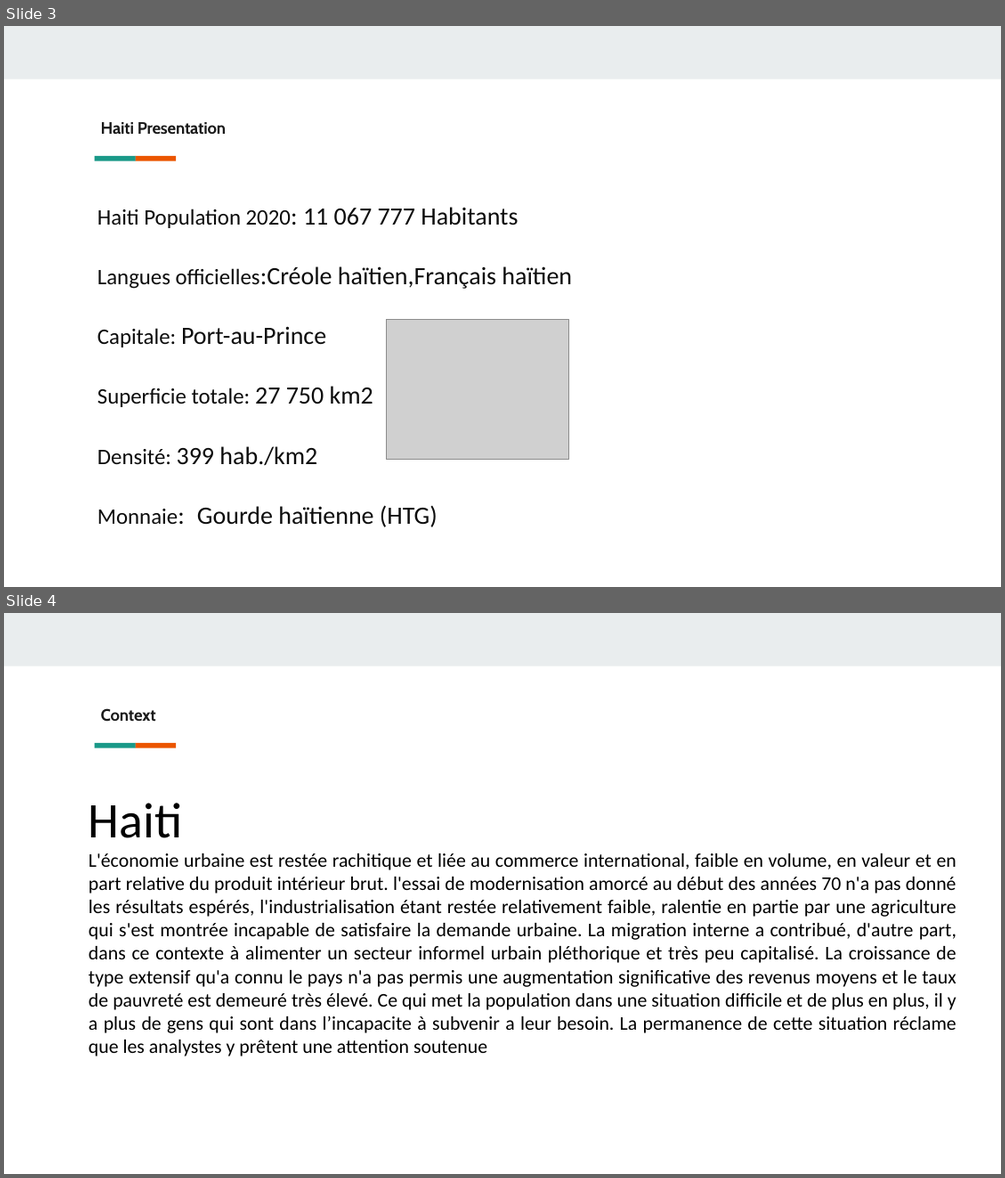
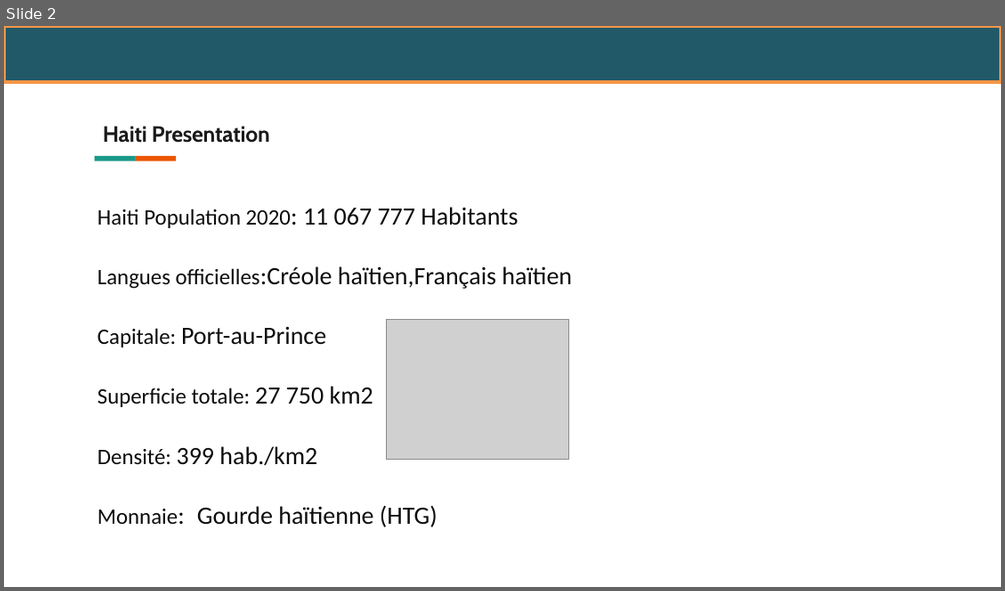
Before and after one commit to Thermoris1212/Ayiti-Analytics-Capstone-project, a slide deck: présentationCapstone.pptx. Shown one above the other, each under a label of ours: slides 3 and 4 before the commit, slide 2 after it. The pictures are 1005x1178 and 1005x591 pixels, drawn with LibreOffice and Linux fonts; fonts in the diff are those of the drawing; grey boxes stand for pictures; background and template pictures are left out. Boxes give left, top, right and bottom in pixels: in the first picture for what was removed or moved away, otherwise in the second. Text is boxed around its words. In the diff, an @@ line names an element or a change of style, - is before the commit and + after.

```diff
--- a/présentationCapstone.pptx
+++ b/présentationCapstone.pptx
@@ slide 4 removed at [4,613,1001,1174], background #FFFFFF; not listed: 3 template elements that a slide beside it also shows @@
@@ title removed at [101,708,156,722] @@
-Context
@@ text removed at [89,803,956,1056] @@
-Haiti
-L'économie urbaine est restée rachitique et liée au commerce international, faible en volume, en valeur et en part relative du produit intérieur brut. l'essai de modernisation amorcé au début des années 70 n'a pas donné les résultats espérés, l'industrialisation étant restée relativement faible, ralentie en partie par une agriculture qui s'est montrée incapable de satisfaire la demande urbaine. La migration interne a contribué, d'autre part, dans ce contexte à alimenter un secteur informel urbain pléthorique et très peu capitalisé. La croissance de type extensif qu'a connu le pays n'a pas permis une augmentation significative des revenus moyens et le taux de pauvreté est demeuré très élevé. Ce qui met la population dans une situation difficile et de plus en plus, il y a plus de gens qui sont dans l’incapacite à subvenir a leur besoin. La permanence de cette situation réclame que les analystes y prêtent une attention soutenue
@@ what was slide 3 is now slide 2 @@
@@ slide 2 changed as well @@
@@ rectangle added at [4,26,1001,82], fill #215968, outline #F79646 2 pt @@
@@ title "Haiti Presentation" at [103,126,270,143]: size 12 to 16 pt @@
```
Also in this commit, not shown: 2 other slides changed, 9 slides added, 2 other slides removed.
